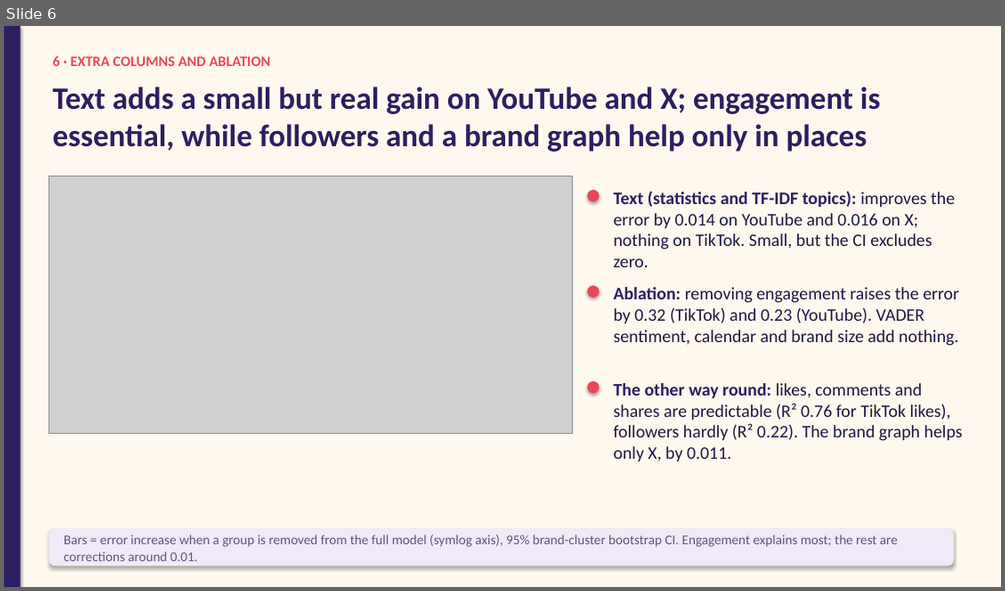
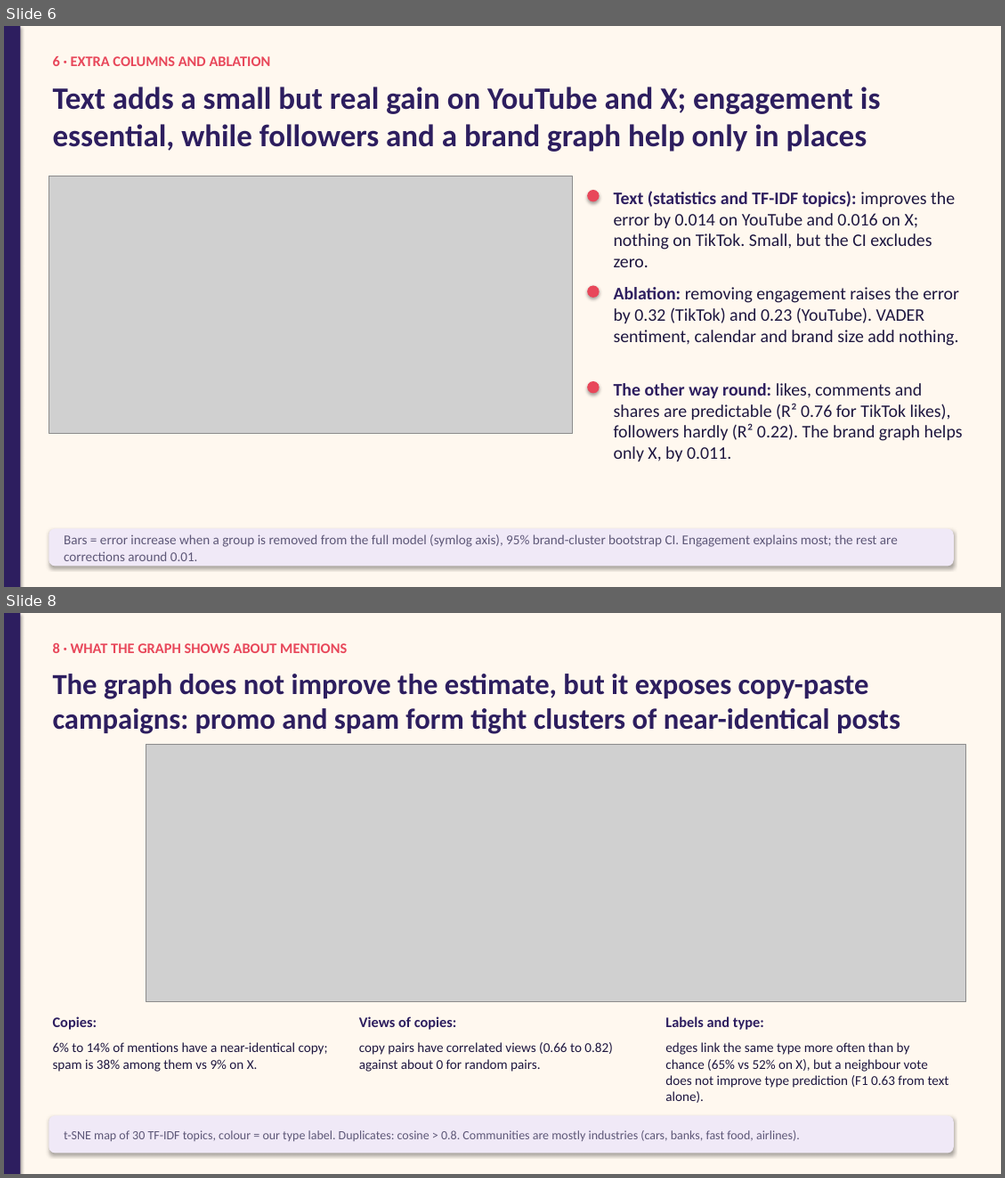
Before and after one commit to mikolaj-olesinski/Digital-Media-Analysis-PWR, a slide deck: pitchdeck/results_en.pptx. Shown one above the other, each under a label of ours: slide 6 before the commit, slides 6 and 8 after it; the slides between them are not shown. The pictures are 1005x591 and 1005x1178 pixels, drawn with LibreOffice and Linux fonts; fonts in the diff are those of the drawing; grey boxes stand for pictures. Boxes give left, top, right and bottom in pixels: in the first picture for what was removed or moved away, otherwise in the second. Text is boxed around its words. In the diff, an @@ line names an element or a change of style, - is before the commit and + after.

Commit message:
Add graph lab notebook, story figures and graph slides

```diff
--- a/pitchdeck/results_en.pptx
+++ b/pitchdeck/results_en.pptx
@@ slide 8 added at (4,613,1001,1174), background #FFF8EF @@
@@ rectangle added at (4,613,20,1174), fill #2D1E5F @@
@@ text added at (53,643,347,653), 14 pt, text #E8475A, bold @@
+8 · WHAT THE GRAPH SHOWS ABOUT MENTIONS
@@ text added at (53,674,900,734), 28 pt, text #2D1E5F, bold @@
+The graph does not improve the estimate, but it exposes copy-paste campaigns: promo and spam form tight clusters of near-identical posts
@@ picture added at (146,744,966,1002) @@
@@ text added at (53,1016,97,1030), 14 pt, text #2D1E5F, bold @@
+Copies:
@@ text added at (359,1016,457,1030), 14 pt, text #2D1E5F, bold @@
+Views of copies:
@@ text added at (665,1016,764,1030), 14 pt, text #2D1E5F, bold @@
+Labels and type:
@@ text added at (53,1042,328,1071), 13 pt, text #1E1740 @@
+6% to 14% of mentions have a near-identical copy; spam is 38% among them vs 9% on X.
@@ text added at (359,1042,612,1071), 13 pt, text #1E1740 @@
+copy pairs have correlated views (0.66 to 0.82) against about 0 for random pairs.
@@ text added at (665,1042,949,1103), 13 pt, text #1E1740 @@
+edges link the same type more often than by chance (65% vs 52% on X), but a neighbour vote does not improve type prediction (F1 0.63 from text alone).
@@ rounded rectangle added at (48,1116,954,1153), fill #F0E9F7 @@
@@ text added at (64,1130,800,1141), 12 pt, text #5E5878 @@
+t-SNE map of 30 TF-IDF topics, colour = our type label. Duplicates: cosine > 0.8. Communities are mostly industries (cars, banks, fast food, airlines).
```
Also in this commit, not shown: 1 slide changed, 1 other slide added, 17 other files.
